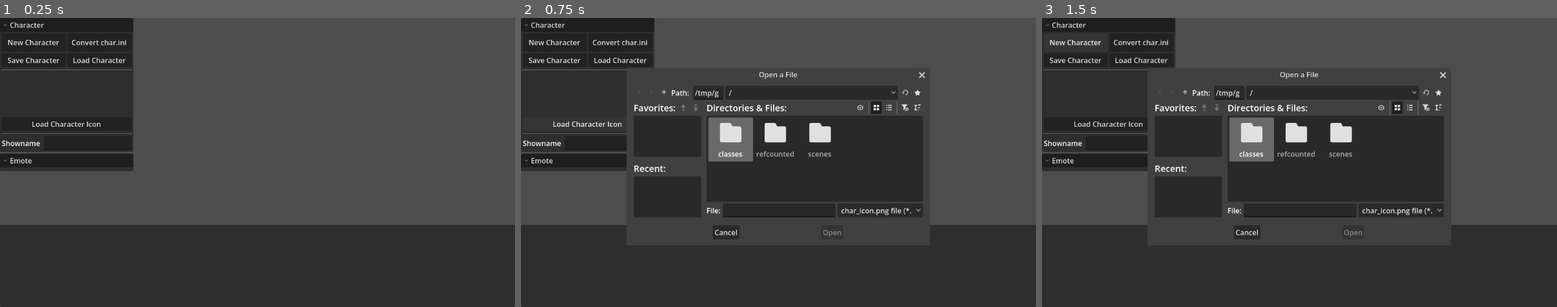
Above: before the commit, frames 1-3 (left to right).
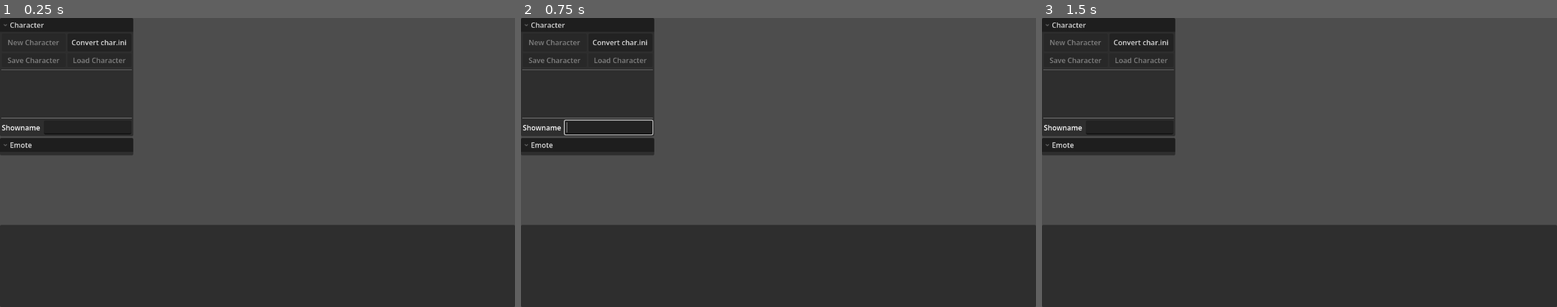
Above: after the commit, the same moments.

Repository: Crystalwarrior/KFO-CharMaker
Game: Godot game, scene res://scenes/char_maker.tscn
Two runs of this game, one before a commit and one after it. Both use one fixed random seed, a clock stepped at 60 frames per second and the inputs below.
Inputs (mouse positions are in pixels of both pictures, inside the frame that each line leads up to):
- Up to frame 1 (0.25 s): no input
- Up to frame 2 (0.75 s): click (587, 124) at 0.5 s, where only the run before the commit has a clickable "Load Character Icon"
- Up to frame 3 (1.5 s): click (1078, 41) at 1.25 s, where only the run before the commit has a clickable "New Character"

The runs differ from the first frame. In frame 1, 2.3% of the frame differs, in the area x 0-26%, y 7-53%; in frame 2, 22%, in the area x 0-79%, y 7-76%; in frame 3, 22%.

Commit message:
Remove no longer useful LoadCharacterButton thingy

Diff:
--- a/scenes/char_maker.gd
+++ b/scenes/char_maker.gd
@@ -1,14 +1,12 @@
 extends Control
 
 @onready var file_dialog: FileDialog = %FileDialog
-@onready var char_icon_file_dialog: FileDialog = %CharIconFileDialog
 @onready var convert_button: Button = %ConvertButton
 @onready var emote_list: ItemList = %EmoteList
 @onready var char_container: AspectRatioContainer = %CharContainer
 @onready var preview_texture_rect: TextureRect = %PreviewTextureRect
 @onready var showname_edit: LineEdit = %ShownameEdit
-@onready var character_icon: TextureRect = %"Character Icon"
-@onready var char_icon_load_button: Button = $"Left Menu/MenuList/CharacterFold/Character/CharIconLoadButton"
+@onready var character_icon: TextureRect = %CharIcon
 
 # TODO: get these the heck outta the gui
 @onready var world: Node2D = %World
@@ -59,16 +57,11 @@
 func _ready() -> void:
 	convert_button.pressed.connect(_on_convert_button_pressed)
 	file_dialog.file_selected.connect(_on_file_selected)
-	char_icon_load_button.pressed.connect(_on_char_icon_load_button_pressed)
-	char_icon_file_dialog.file_selected.connect(_on_char_icon_file_selected)
 	emote_list.item_selected.connect(_on_emote_selected)
 
 
 func _on_convert_button_pressed() -> void:
 	file_dialog.popup_centered()
-
-func _on_char_icon_load_button_pressed() -> void:
-	char_icon_file_dialog.popup_centered()
 
 func _on_char_icon_file_selected(file_path: String) -> void:
 	load_char_icon_from_filepath(file_path)
@@ -97,7 +90,7 @@
 				emote_args.resize(5)
 				var emote: Emote = Emote.new(emote_args[0], emote_args[1], emote_args[2], emote_args[3], emote_args[4])
 				current_emotes.append(emote)
-
+	load_char_icon_from_filepath(char_folder + "/char_icon.png")
 	current_char_folder = char_folder
 	regenerate_buttons()
 
--- a/scenes/char_maker.tscn
+++ b/scenes/char_maker.tscn
@@ -23,15 +23,6 @@
 file_mode = 0
 access = 2
 filters = PackedStringArray("*.ini;Char.ini file")
-use_native_dialog = true
-
-[node name="CharIconFileDialog" type="FileDialog" parent="GUILayer/CharConverter" unique_id=983704564]
-unique_name_in_owner = true
-oversampling_override = 1.0
-title = "Open a File"
-file_mode = 0
-access = 2
-filters = PackedStringArray("*.png;char_icon.png file")
 use_native_dialog = true
 
 [node name="VBoxContainer" type="VBoxContainer" parent="GUILayer/CharConverter" unique_id=2089079804]
@@ -73,6 +64,7 @@
 [node name="New" type="Button" parent="GUILayer/CharConverter/Left Menu/MenuList/CharacterFold/Character/HBoxContainer" unique_id=1875191962]
 layout_mode = 2
 size_flags_horizontal = 3
+disabled = true
 text = "New Character"
 
 [node name="ConvertButton" type="Button" parent="GUILayer/CharConverter/Left Menu/MenuList/CharacterFold/Character/HBoxContainer" unique_id=1494157145]
@@ -90,11 +82,13 @@
 [node name="Save" type="Button" parent="GUILayer/CharConverter/Left Menu/MenuList/CharacterFold/Character/HBoxContainer2" unique_id=758419850]
 layout_mode = 2
 size_flags_horizontal = 3
+disabled = true
 text = "Save Character"
 
 [node name="Load" type="Button" parent="GUILayer/CharConverter/Left Menu/MenuList/CharacterFold/Character/HBoxContainer2" unique_id=235923411]
 layout_mode = 2
 size_flags_horizontal = 3
+disabled = true
 text = "Load Character"
 
 [node name="HSeparator" type="HSeparator" parent="GUILayer/CharConverter/Left Menu/MenuList/CharacterFold/Character" unique_id=194597716]
@@ -104,13 +98,9 @@
 custom_minimum_size = Vector2(0, 96)
 layout_mode = 2
 
-[node name="Character Icon" type="TextureRect" parent="GUILayer/CharConverter/Left Menu/MenuList/CharacterFold/Character/CharIconContainer" unique_id=1450402610]
+[node name="CharIcon" type="TextureRect" parent="GUILayer/CharConverter/Left Menu/MenuList/CharacterFold/Character/CharIconContainer" unique_id=1450402610]
 unique_name_in_owner = true
 layout_mode = 2
-
-[node name="CharIconLoadButton" type="Button" parent="GUILayer/CharConverter/Left Menu/MenuList/CharacterFold/Character" unique_id=1827154610]
-layout_mode = 2
-text = "Load Character Icon"
 
 [node name="HSeparator2" type="HSeparator" parent="GUILayer/CharConverter/Left Menu/MenuList/CharacterFold/Character" unique_id=233917610]
 layout_mode = 2
